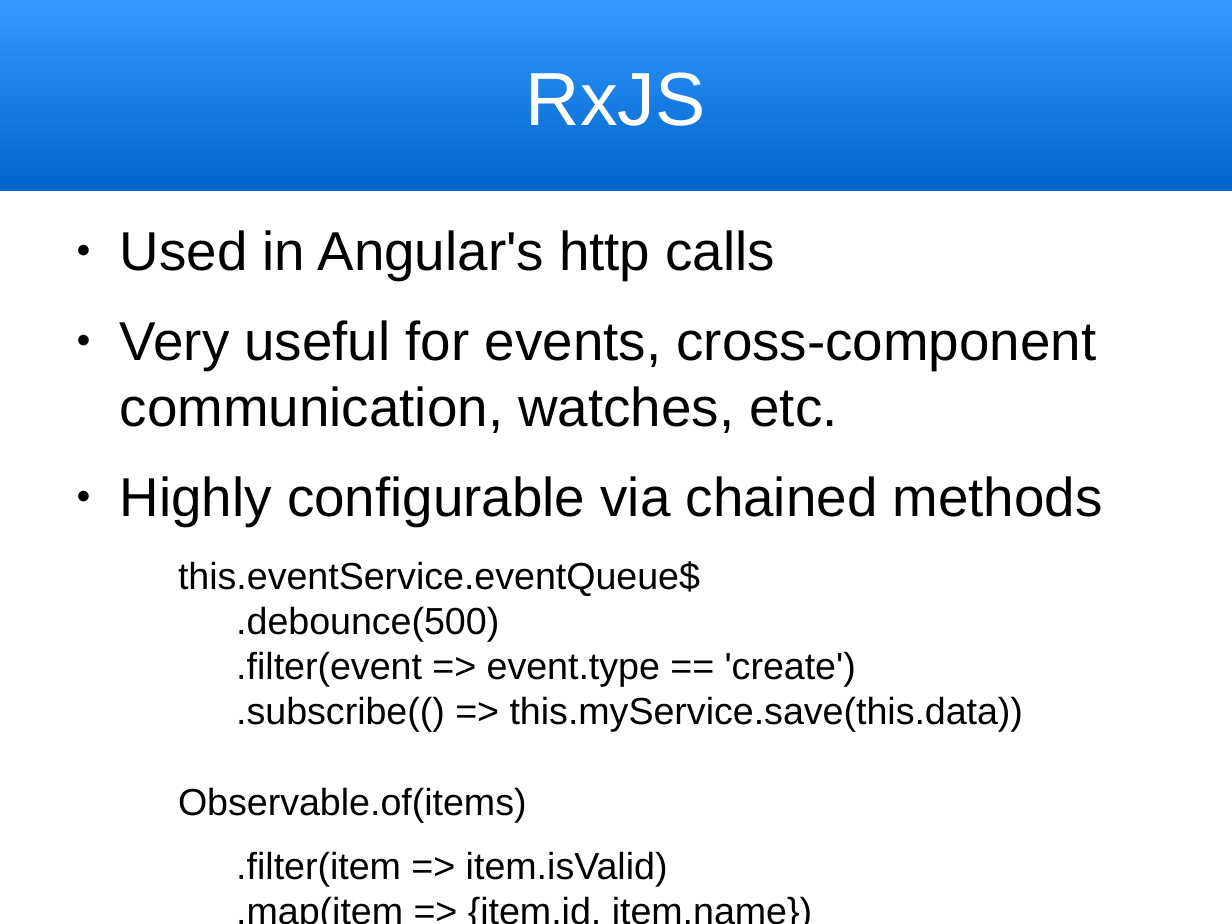
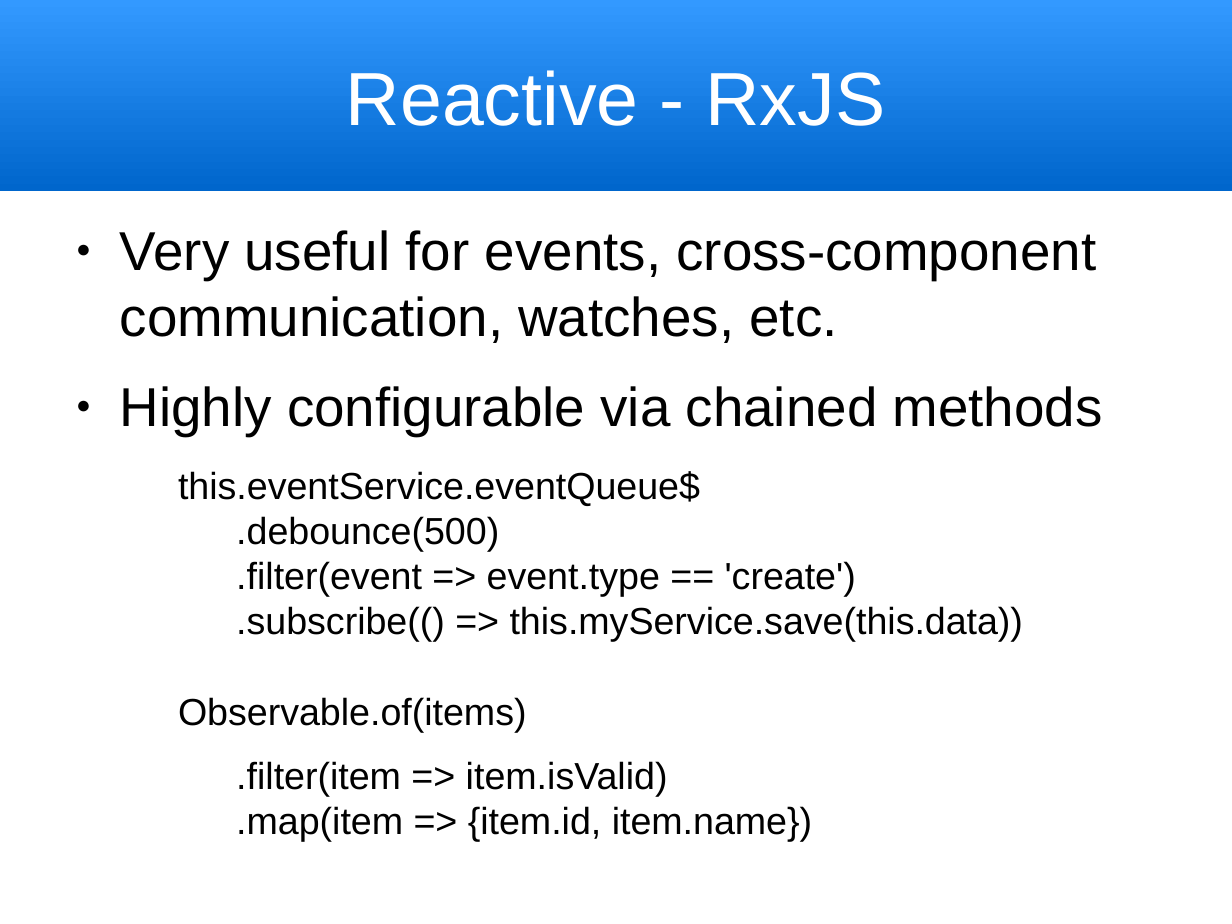
Before and after one commit to trognus/devcon2016, a slide deck: slide 7 of devconNg2.odp (slide 8 before the commit). Drawn at 1232x924 pixels with LibreOffice and Linux fonts; fonts in the diff are those of the drawing. Boxes give left, top, right and bottom in pixels: in the first picture for what was removed or moved away, otherwise in the second. Text is boxed around its words. In the diff, an @@ line names an element or a change of style, - is before the commit and + after.

```diff
--- a/devconNg2.odp
+++ b/devconNg2.odp
@@ title at <box>346,70,885,126</box>: text changed @@
-RxJS
+Reactive - RxJS
@@ text at <box>120,230,776,280</box>: paragraph removed @@
-● Used in Angular's http calls
```
Also in this commit, not shown: 4 other slides changed, 2 slides added, 1 other file.
